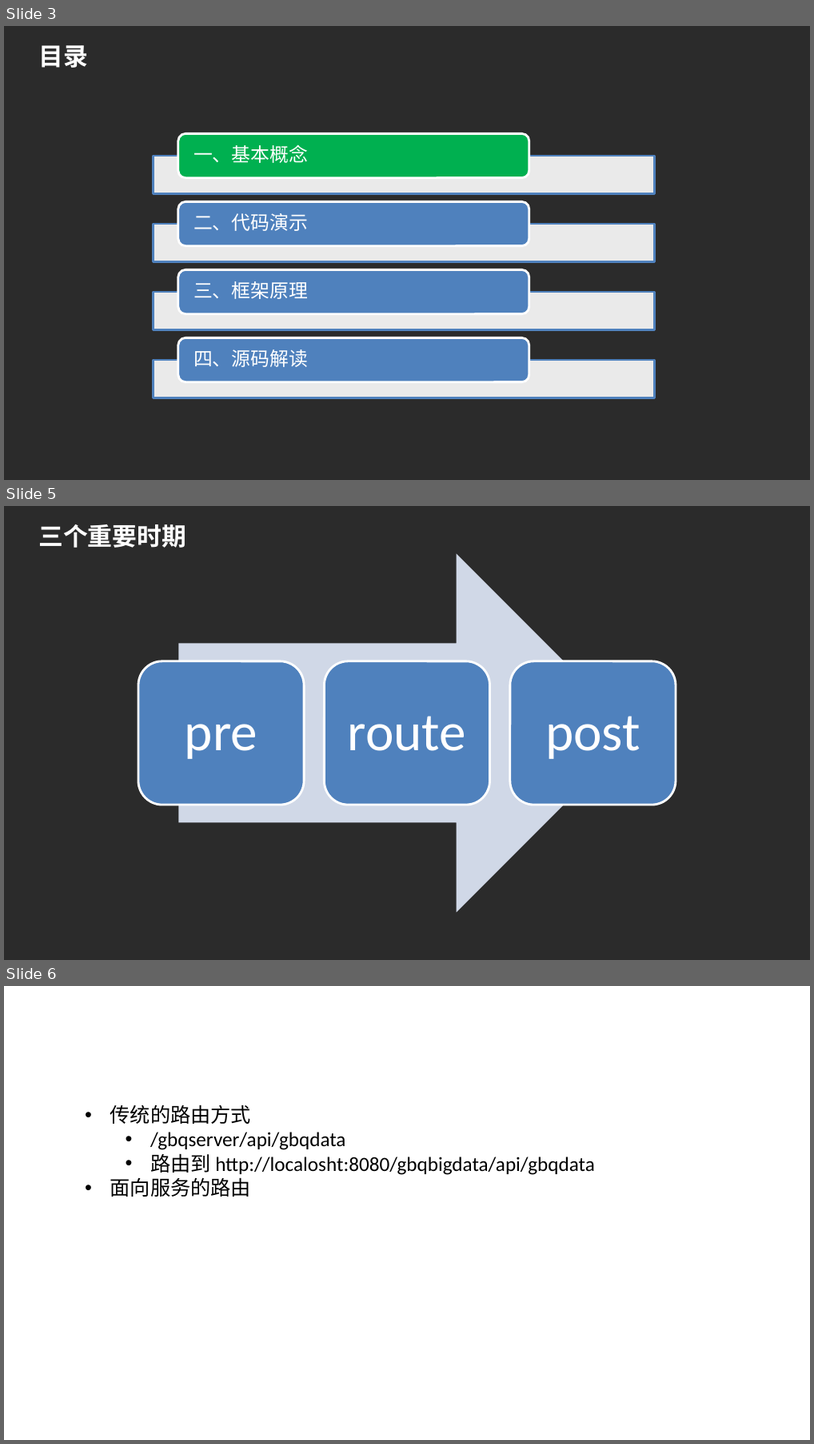
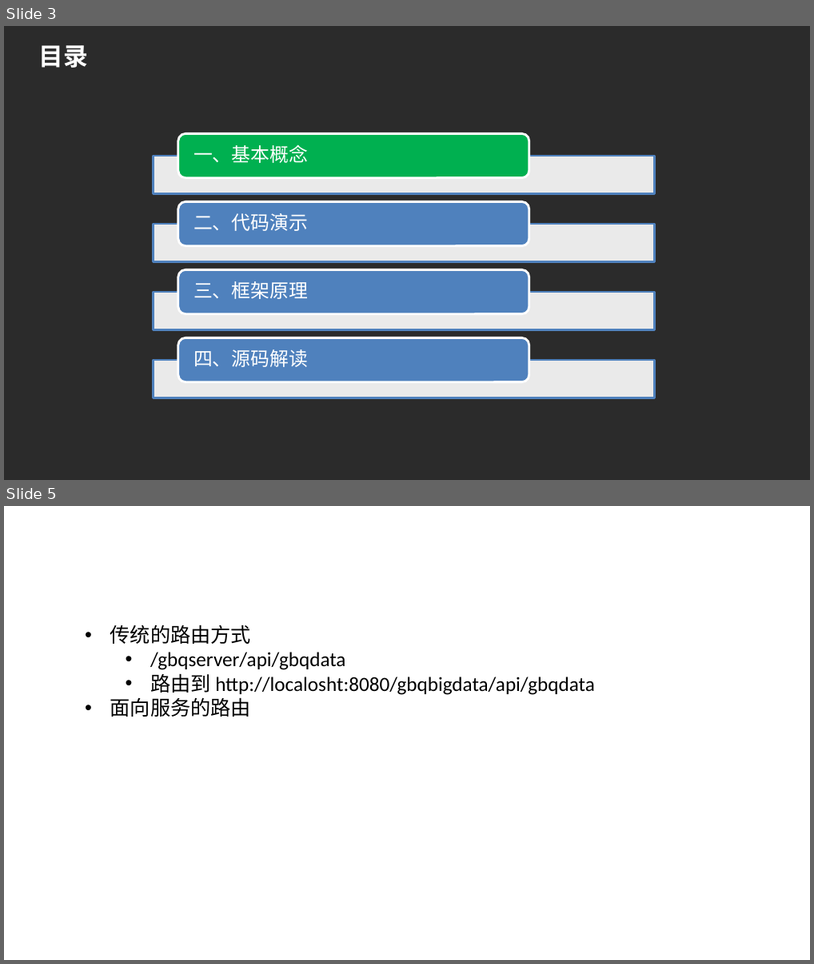
Before and after one commit to hlniceguy/spring-cloud-demo, a slide deck: doc/Spring Cloud Zuul.pptx. Shown one above the other, each under a label of ours: slides 3, 5 and 6 before the commit, slides 3 and 5 after it; the slides between them are not shown. The pictures are 814x1444 and 814x964 pixels, drawn with LibreOffice and Linux fonts; fonts in the diff are those of the drawing; background and template pictures are left out; a plain dark background stands for a picture behind light text. Boxes give left, top, right and bottom in pixels: in the first picture for what was removed or moved away, otherwise in the second. Text is boxed around its words. In the diff, an @@ line names an element or a change of style, - is before the commit and + after.

```diff
--- a/doc/Spring Cloud Zuul.pptx
+++ b/doc/Spring Cloud Zuul.pptx
@@ slide 5 removed at (4, 506, 810, 960), background picture (left out) @@
@@ title removed at (38, 524, 186, 548) @@
-三个重要时期
@@ group removed at (138, 553, 676, 912): 3 rounded rectangles, 3 texts, 1 right arrow @@
-pre
-route
-post
@@ what was slide 6 is now slide 5 @@
```
Also in this commit, not shown: 3 slides changed, 11 slides added, 1 other slide removed, 2 other files.
